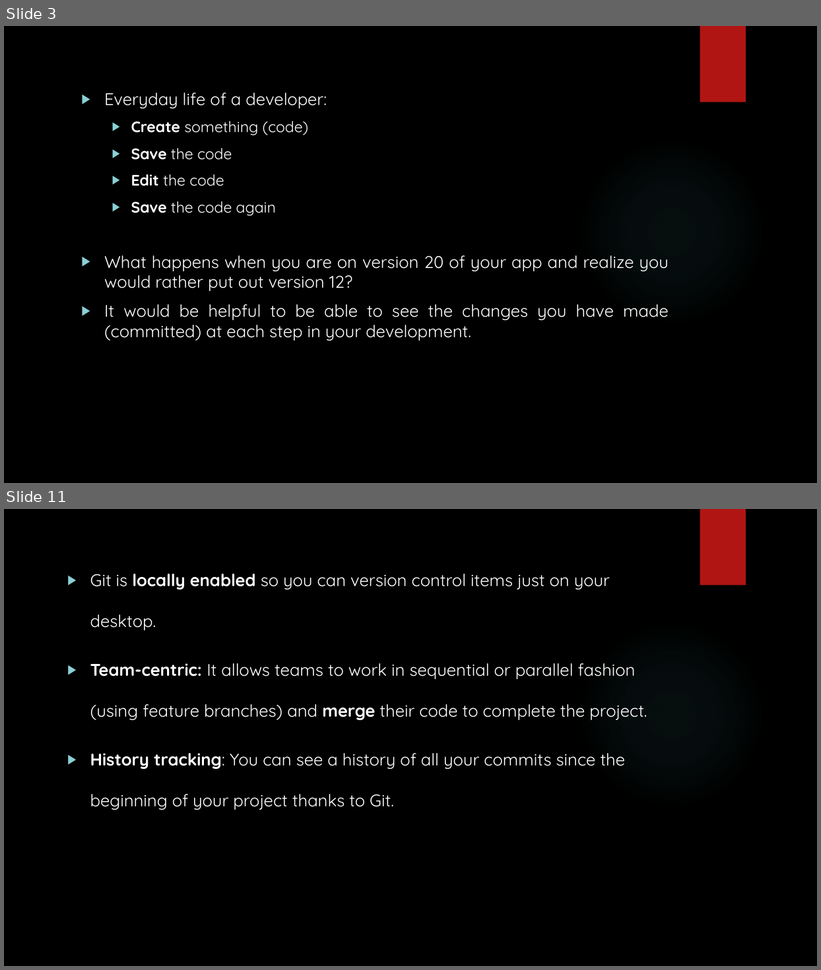
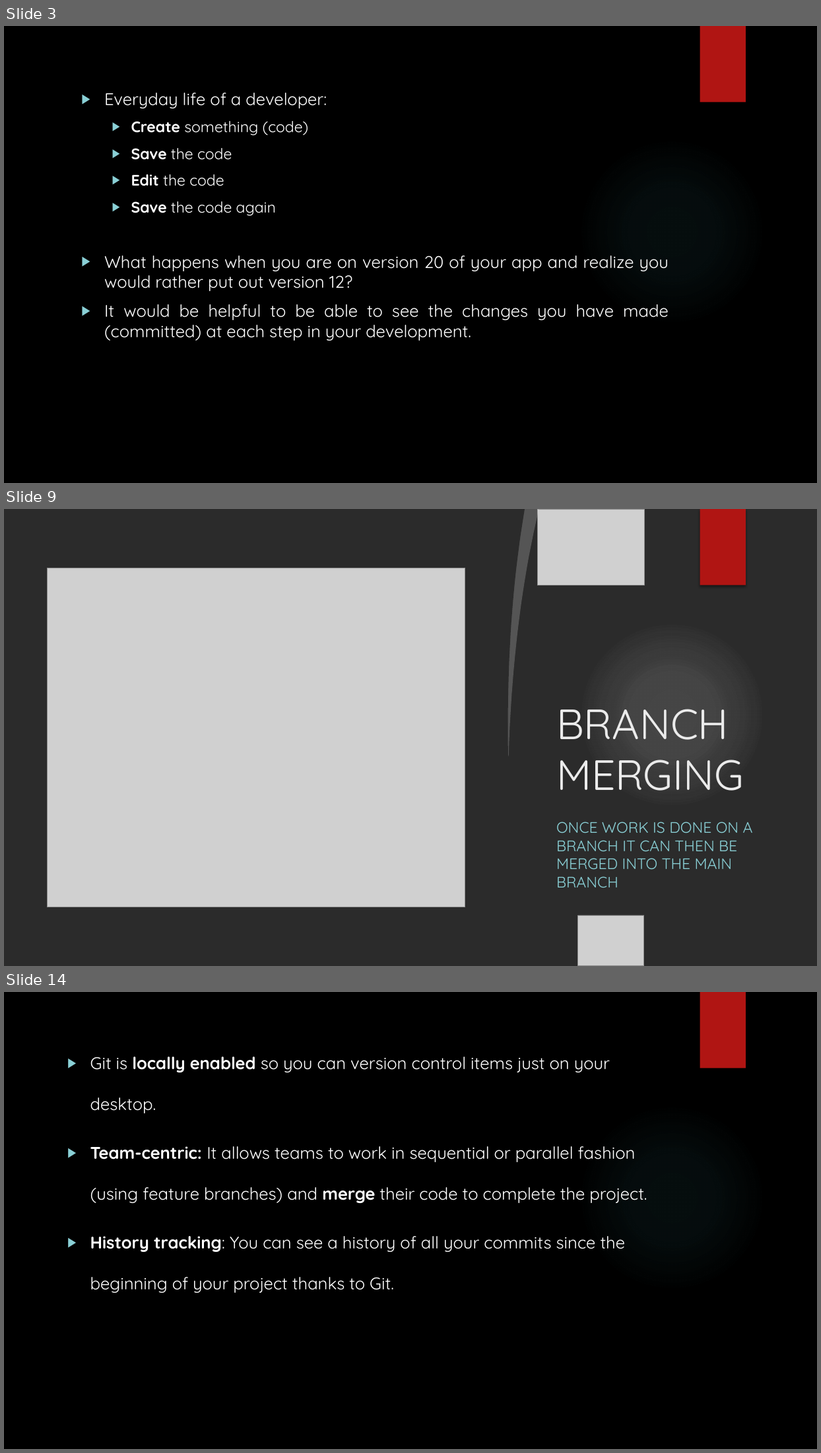
Before and after one commit to vmmunoz4/CS319-FinalProject, a slide deck: Git_Presentation.pptx. Shown one above the other, each under a label of ours: slides 3 and 11 before the commit, slides 3, 9 and 14 after it; the slides between them are not shown. The pictures are 821x970 and 821x1453 pixels, drawn with LibreOffice and Linux fonts; fonts in the diff are those of the drawing; grey boxes stand for pictures; background and template pictures are left out; a plain dark background stands for a picture behind light text. Boxes give left, top, right and bottom in pixels: in the first picture for what was removed or moved away, otherwise in the second. Text is boxed around its words. In the diff, an @@ line names an element or a change of style, - is before the commit and + after.

Commit message:
added slides on branching.  Corrected format and did spell check

```diff
--- a/Git_Presentation.pptx
+++ b/Git_Presentation.pptx
@@ slide 9 added at (x1=4, y1=509, x2=817, y2=966), background picture (left out) @@
@@ freeform shape added at (x1=4, y1=509, x2=525, y2=966), fill #FFFFFF @@
@@ freeform shape added at (x1=502, y1=509, x2=539, y2=757), fill #FFFFFF at 20% opacity @@
@@ picture added at (x1=538, y1=509, x2=644, y2=586) @@
@@ rectangle added at (x1=700, y1=509, x2=746, y2=586), fill #B01513 @@
@@ picture added at (x1=47, y1=568, x2=465, y2=908) @@
@@ ellipse added at (x1=578, y1=621, x2=766, y2=809), fill gradient #F3F3F3 @@
@@ ellipse added at (x1=578, y1=621, x2=766, y2=809), fill gradient #F3F3F3 @@
@@ picture added at (x1=4, y1=687, x2=273, y2=966) @@
@@ picture added at (x1=4, y1=702, x2=105, y2=859) @@
@@ title added at (x1=556, y1=709, x2=744, y2=791), 50 pt, text #EBEBEB @@
+BRANCH MERGING
@@ text added at (x1=556, y1=822, x2=753, y2=888), 18 pt, text #8AD0D6 @@
+ONCE WORK IS DONE ON A BRANCH IT CAN THEN BE MERGED INTO THE MAIN BRANCH
@@ picture added at (x1=578, y1=916, x2=644, y2=966) @@
@@ what was slide 11 is now slide 14 @@
```
Also in this commit, not shown: 9 slides changed, 2 other slides added, 2 other files.
